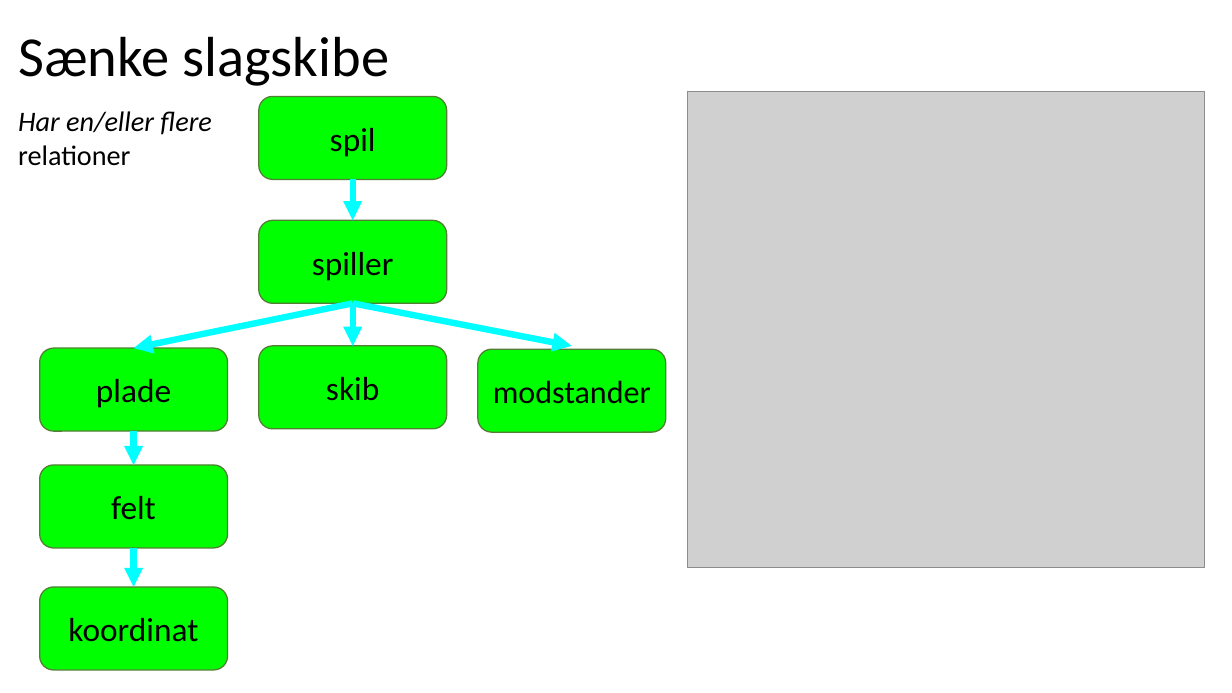
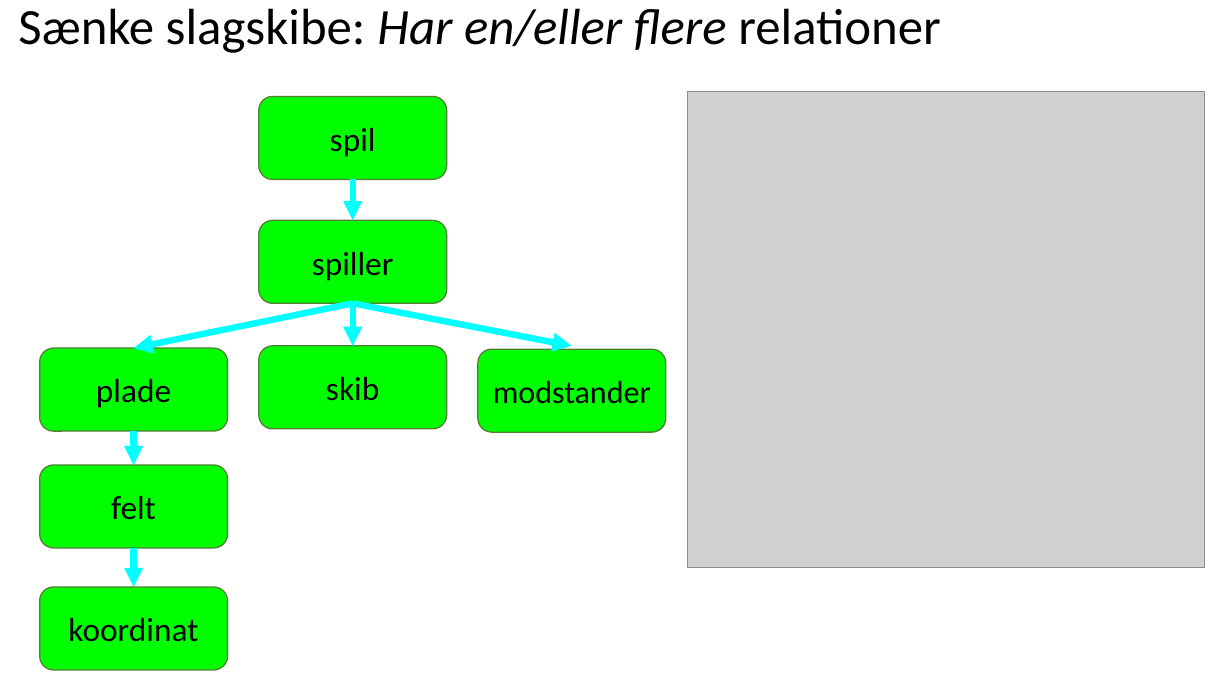
Before and after one commit to fisterloegsovs/pop22, a slide deck: slide 10 of lectures/13.1-3/lecture13.1.pptx. Drawn at 1232x693 pixels with LibreOffice and Linux fonts; fonts in the diff are those of the drawing; grey boxes stand for pictures. Boxes give left, top, right and bottom in pixels: in the first picture for what was removed or moved away, otherwise in the second. Text is boxed around its words. In the diff, an @@ line names an element or a change of style, - is before the commit and + after.

```diff
--- a/lectures/13.1-3/lecture13.1.pptx
+++ b/lectures/13.1-3/lecture13.1.pptx
@@ title at (18, 8, 941, 53): text changed; size 44 to 39.6 pt @@
-Sænke slagskibe
+Sænke slagskibe: Har en/eller flere relationer
@@ text removed at (18, 111, 211, 165) @@
-Har en/eller flere
-relationer
```
Also in this commit, not shown: 5 other slides changed, 2 slides added, 8 other files.
